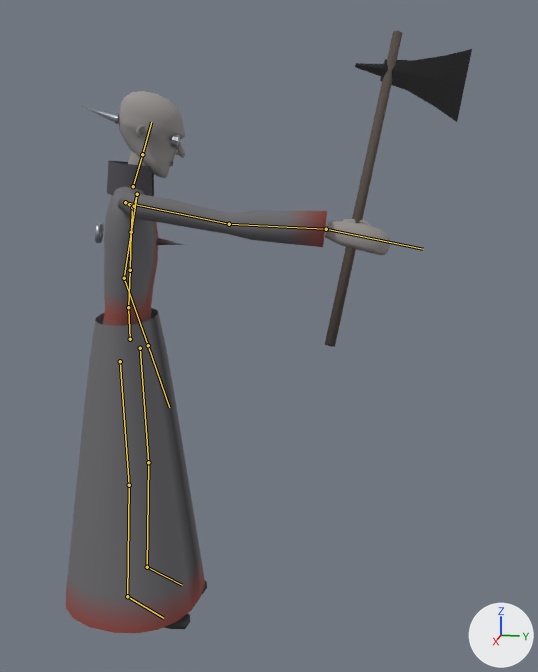
The glTF model assets/models/characters/inquisitor.glb, before and after one commit.
One viewpoint serves both versions: a 50 mm lens placed at (2.55, 1.04, 1.79), pointed at (0.01, 0.53, 1.15). The axes (+X, +Y, +Z) are drawn at lower right. The lights are the same throughout. The first picture is the older version. Both versions are drawn at frame 5 of the action 'pull'; the numbers are the values there. The bones that change, and the others that lie on the model, are drawn over the model as lines.

Objects in the first picture: 'Inquisitor'.
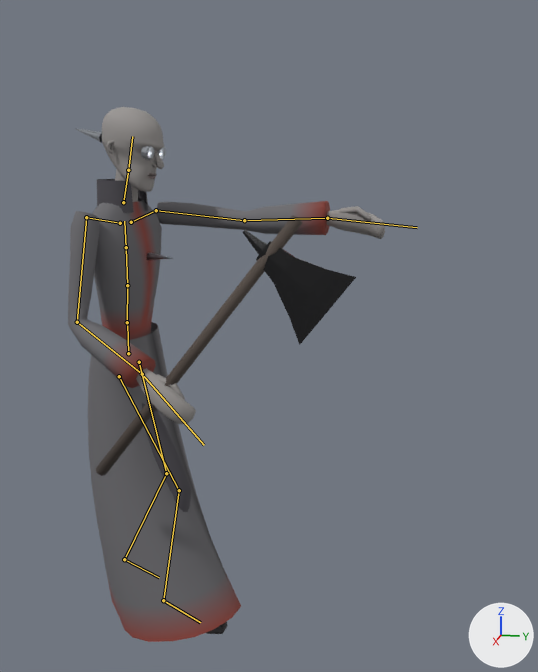
Where the change shows, as pixel boxes [x1, y1, x2, y2] in the pictures (538 x 672 px):
```json
{"object": "Inquisitor", "change": "posed", "before": [66, 30, 472, 633], "after": [68, 107, 385, 642], "on screen": "22% narrower, 11% shorter"}
{"bone": "Hips", "before": "(130, 339) to (128, 308)", "after": "(128, 353) to (127, 323)"}
{"bone": "Spine", "before": "(128, 307) to (130, 270)", "after": "(127, 322) to (127, 285)"}
{"bone": "Chest", "before": "(130, 270) to (131, 232)", "after": "(127, 285) to (126, 247)"}
{"bone": "UpperChest", "before": "(131, 232) to (132, 205)", "after": "(126, 247) to (124, 221)"}
{"bone": "RightUpperArm", "before": "(125, 202) to (229, 224)", "after": "(86, 217) to (77, 322)"}
{"bone": "RightLowerArm", "before": "(229, 224) to (326, 229)", "after": "(77, 322) to (142, 374)"}
{"bone": "RightHand", "before": "(326, 229) to (423, 249)", "after": "(142, 374) to (204, 445)"}
{"bone": "LeftUpperArm", "before": "(137, 194) to (124, 278)", "after": "(156, 210) to (244, 220)"}
{"bone": "LeftLowerArm", "before": "(124, 278) to (148, 345)", "after": "(244, 220) to (327, 218)"}
{"bone": "LeftHand", "before": "(148, 345) to (169, 407)", "after": "(327, 218) to (417, 227)"}
{"bone": "RightUpperLeg", "before": "(120, 361) to (129, 485)", "after": "(119, 376) to (179, 490)"}
{"bone": "RightLowerLeg", "before": "(129, 485) to (127, 596)", "after": "(179, 490) to (163, 600)"}
{"bone": "RightFoot", "before": "(127, 596) to (163, 618)", "after": "(163, 600) to (200, 622)"}
{"bone": "LeftUpperLeg", "before": "(140, 348) to (148, 462)", "after": "(139, 362) to (166, 473)"}
{"bone": "LeftLowerLeg", "before": "(148, 462) to (147, 567)", "after": "(166, 473) to (124, 559)"}
{"bone": "LeftFoot", "before": "(147, 567) to (182, 585)", "after": "(124, 559) to (159, 577)"}
```

The change, as JSON lines over the scene's bpy script:
```json
{"block": "bone_hips", "where": "bone_hips = bpy.data.objects['Armature'].pose.bones['Hips']  # child of 'Root'"}
{"op": "set", "path": "bone_hips.location", "old": "(0.0, 0.0, 0.0)", "new": "(0.0, -0.057, -0.007)"}
{"block": "bone_spine", "where": "bone_spine = bpy.data.objects['Armature'].pose.bones['Spine']  # child of 'Hips'"}
{"op": "set", "path": "bone_spine.rotation_quaternion", "old": "(0.999, 0.026, 0.041, -0.002)", "new": "(0.999, 0.011, -0.041, 0.002)", "note": "degrees (3, 5, 0) -> degrees (1, -5, 0)"}
{"block": "bone_chest", "where": "bone_chest = bpy.data.objects['Armature'].pose.bones['Chest']  # child of 'Spine'"}
{"op": "set", "path": "bone_chest.rotation_quaternion", "old": "(0.998, 0.031, 0.048, 0.0)", "new": "(0.999, 0.012, -0.048, -0.001)", "note": "degrees (4, 5, 0) -> degrees (1, -5, 0)"}
{"block": "bone_upperchest", "where": "bone_upperchest = bpy.data.objects['Armature'].pose.bones['UpperChest']  # child of 'Chest'"}
{"op": "set", "path": "bone_upperchest.rotation_quaternion", "old": "(0.998, 0.031, 0.048, 0.003)", "new": "(0.999, 0.012, -0.048, -0.003)", "note": "degrees (4, 5, 0) -> degrees (1, -5, 0)"}
{"block": "bone_rightupperarm", "where": "bone_rightupperarm = bpy.data.objects['Armature'].pose.bones['RightUpperArm']  # child of 'RightShoulder'"}
{"op": "set", "path": "bone_rightupperarm.rotation_quaternion", "old": "(0.722, 0.668, 0.173, 0.054)", "new": "(0.973, 0.047, 0.013, 0.225)", "note": "degrees (87, 10, 18) -> degrees (6, 0, 26)"}
{"block": "bone_rightlowerarm", "where": "bone_rightlowerarm = bpy.data.objects['Armature'].pose.bones['RightLowerArm']  # child of 'RightUpperArm'"}
{"op": "set", "path": "bone_rightlowerarm.rotation_quaternion", "old": "(1.0, 0.022, 0.0, 0.0)", "new": "(0.875, 0.485, 0.0, 0.0)", "note": "degrees (2, 0, 0) -> degrees (58, 0, 0)"}
{"block": "bone_righthand", "where": "bone_righthand = bpy.data.objects['Armature'].pose.bones['RightHand']  # child of 'RightLowerArm'"}
{"op": "set", "path": "bone_righthand.rotation_quaternion", "old": "(0.996, -0.075, 0.0, 0.0)", "new": "(0.996, -0.087, 0.0, 0.0)", "note": "degrees (-9, 0, 0) -> degrees (-10, 0, 0)"}
{"block": "bone_leftupperarm", "where": "bone_leftupperarm = bpy.data.objects['Armature'].pose.bones['LeftUpperArm']  # child of 'LeftShoulder'"}
{"op": "set", "path": "bone_leftupperarm.rotation_quaternion", "old": "(0.974, 0.0, 0.009, -0.225)", "new": "(0.722, 0.668, -0.173, -0.054)", "note": "degrees (0, 1, -26) -> degrees (87, -10, -18)"}
{"block": "bone_leftlowerarm", "where": "bone_leftlowerarm = bpy.data.objects['Armature'].pose.bones['LeftLowerArm']  # child of 'LeftUpperArm'"}
{"op": "set", "path": "bone_leftlowerarm.rotation_quaternion", "old": "(0.985, 0.174, 0.0, 0.0)", "new": "(1.0, 0.022, 0.0, 0.0)", "note": "degrees (20, 0, 0) -> degrees (2, 0, 0)"}
{"block": "bone_lefthand", "where": "bone_lefthand = bpy.data.objects['Armature'].pose.bones['LeftHand']  # child of 'LeftLowerArm'"}
{"op": "set", "path": "bone_lefthand.rotation_quaternion", "old": "(1.0, 0.0, 0.0, 0.0)", "new": "(0.996, -0.075, 0.0, 0.0)", "note": "degrees (0, 0, 0) -> degrees (-9, 0, 0)"}
{"block": "bone_rightupperleg", "where": "bone_rightupperleg = bpy.data.objects['Armature'].pose.bones['RightUpperLeg']  # child of 'Hips'"}
{"op": "set", "path": "bone_rightupperleg.rotation_quaternion", "old": "(1.0, 0.0, 0.0, 0.0)", "new": "(0.976, 0.219, 0.0, 0.0)", "note": "degrees (0, 0, 0) -> degrees (25, 0, 0)"}
{"block": "bone_rightlowerleg", "where": "bone_rightlowerleg = bpy.data.objects['Armature'].pose.bones['RightLowerLeg']  # child of 'RightUpperLeg'"}
{"op": "set", "path": "bone_rightlowerleg.rotation_quaternion", "old": "(1.0, 0.0, 0.0, 0.0)", "new": "(0.963, -0.268, 0.0, 0.0)", "note": "degrees (0, 0, 0) -> degrees (-31, 0, 0)"}
{"block": "bone_rightfoot", "where": "bone_rightfoot = bpy.data.objects['Armature'].pose.bones['RightFoot']  # child of 'RightLowerLeg'"}
{"op": "set", "path": "bone_rightfoot.rotation_quaternion", "old": "(1.0, 0.0, 0.0, 0.0)", "new": "(0.999, 0.051, 0.002, 0.002)", "note": "degrees (0, 0, 0) -> degrees (6, 0, 0)"}
{"block": "bone_leftupperleg", "where": "bone_leftupperleg = bpy.data.objects['Armature'].pose.bones['LeftUpperLeg']  # child of 'Hips'"}
{"op": "set", "path": "bone_leftupperleg.rotation_quaternion", "old": "(1.0, 0.0, 0.0, 0.0)", "new": "(0.997, 0.079, 0.002, 0.019)", "note": "degrees (0, 0, 0) -> degrees (9, 0, 2)"}
{"block": "bone_leftlowerleg", "where": "bone_leftlowerleg = bpy.data.objects['Armature'].pose.bones['LeftLowerLeg']  # child of 'LeftUpperLeg'"}
{"op": "set", "path": "bone_leftlowerleg.rotation_quaternion", "old": "(1.0, 0.0, 0.0, 0.0)", "new": "(0.961, -0.275, 0.0, 0.0)", "note": "degrees (0, 0, 0) -> degrees (-32, 0, 0)"}
{"block": "bone_leftfoot", "where": "bone_leftfoot = bpy.data.objects['Armature'].pose.bones['LeftFoot']  # child of 'LeftLowerLeg'"}
{"op": "set", "path": "bone_leftfoot.rotation_quaternion", "old": "(1.0, 0.0, 0.0, 0.0)", "new": "(0.98, 0.197, -0.023, -0.017)", "note": "degrees (0, 0, 0) -> degrees (23, -2, -2)"}
```
